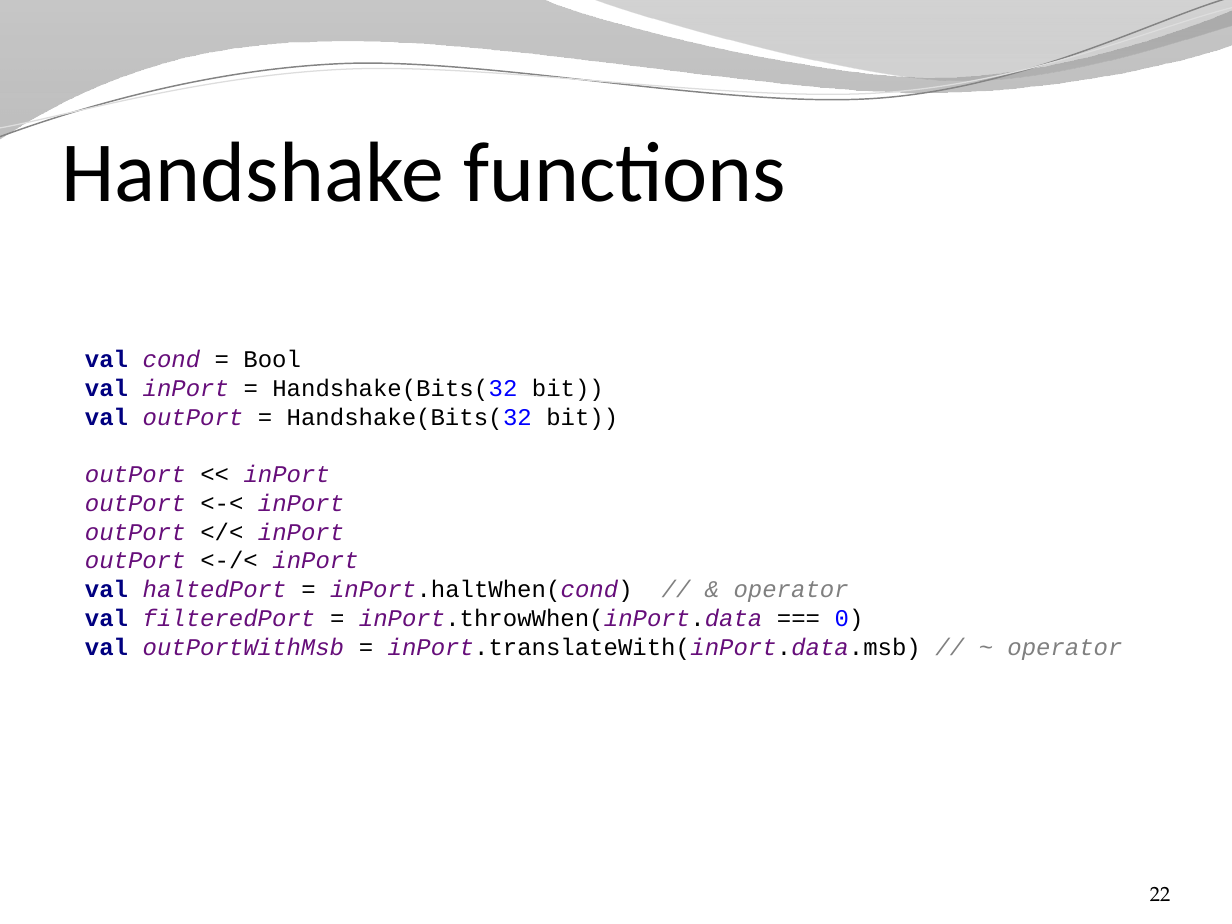
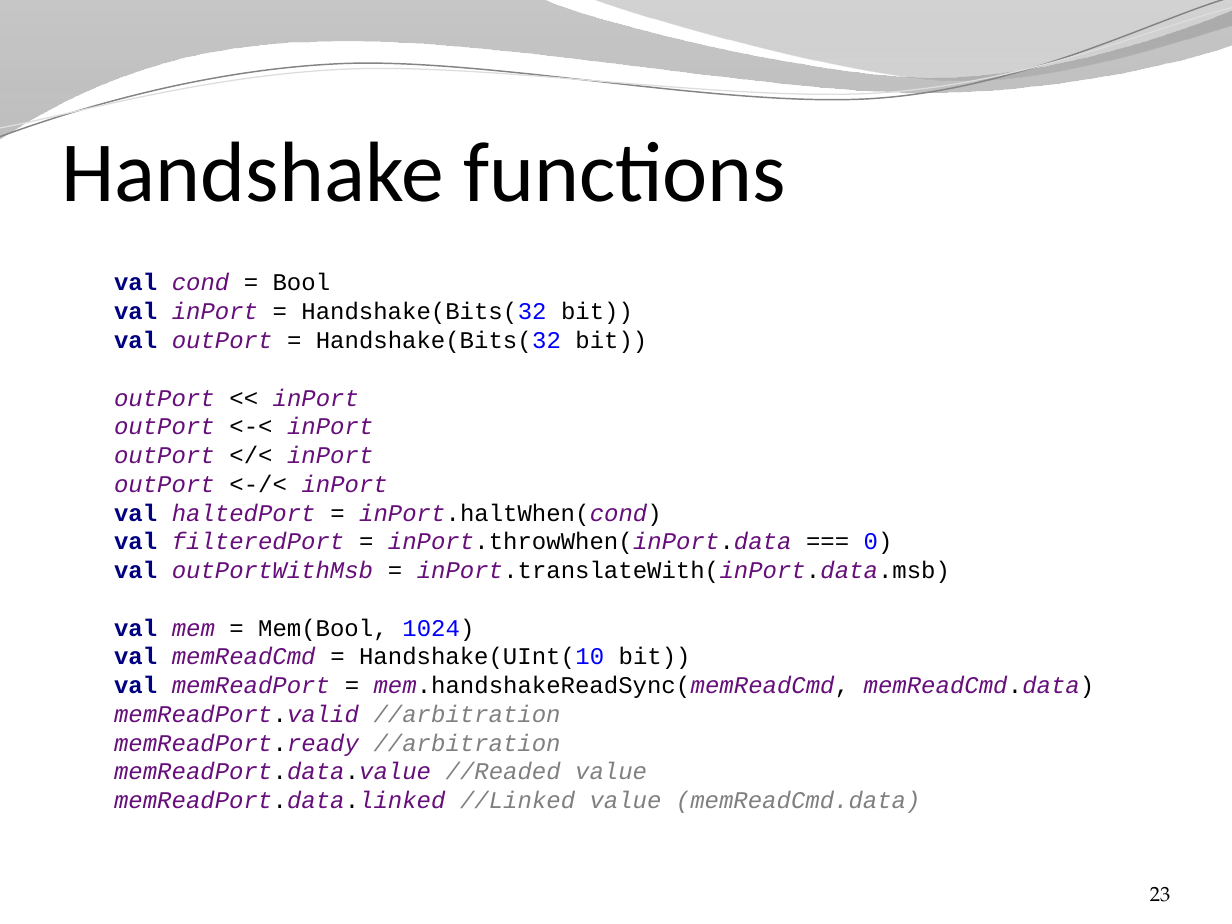
Before and after one commit to SpinalHDL/SpinalDoc, a slide deck: slide 23 of presentation/en/presentaion.pptx (slide 22 before the commit). Drawn at 1232x924 pixels with LibreOffice and Linux fonts; fonts in the diff are those of the drawing; background and template pictures are left out. Boxes give left, top, right and bottom in pixels: in the first picture for what was removed or moved away, otherwise in the second. Text is boxed around its words. In the diff, an @@ line names an element or a change of style, - is before the commit and + after.

```diff
--- a/presentation/en/presentaion.pptx
+++ b/presentation/en/presentaion.pptx
@@ text at [114,273,1095,813]: text changed @@
-val cond = Bool
-val inPort = Handshake(Bits(32 bit))
-val outPort = Handshake(Bits(32 bit))
-outPort << inPort
-outPort <-< inPort
-outPort </< inPort
-outPort <-/< inPort
-val haltedPort = inPort.haltWhen(cond) // & operator
-val filteredPort = inPort.throwWhen(inPort.data === 0)
-val outPortWithMsb = inPort.translateWith(inPort.data.msb) // ~ operator
+val cond = Bool
+val inPort = Handshake(Bits(32 bit))
+val outPort = Handshake(Bits(32 bit))
+outPort << inPort
+outPort <-< inPort
+outPort </< inPort
+outPort <-/< inPort
+val haltedPort = inPort.haltWhen(cond)
+val filteredPort = inPort.throwWhen(inPort.data === 0)
+val outPortWithMsb = inPort.translateWith(inPort.data.msb)
+val mem = Mem(Bool, 1024)
+val memReadCmd = Handshake(UInt(10 bit))
+val memReadPort = mem.handshakeReadSync(memReadCmd, memReadCmd.data)
+memReadPort.valid //arbitration
+memReadPort.ready //arbitration
+memReadPort.data.value //Readed value
+memReadPort.data.linked //Linked value (memReadCmd.data)
@@ page number at [1150,887,1170,902]: text changed @@
-22
+23
```
Also in this commit, not shown: 1 other slide changed, 1 slide added, 1 other file.
